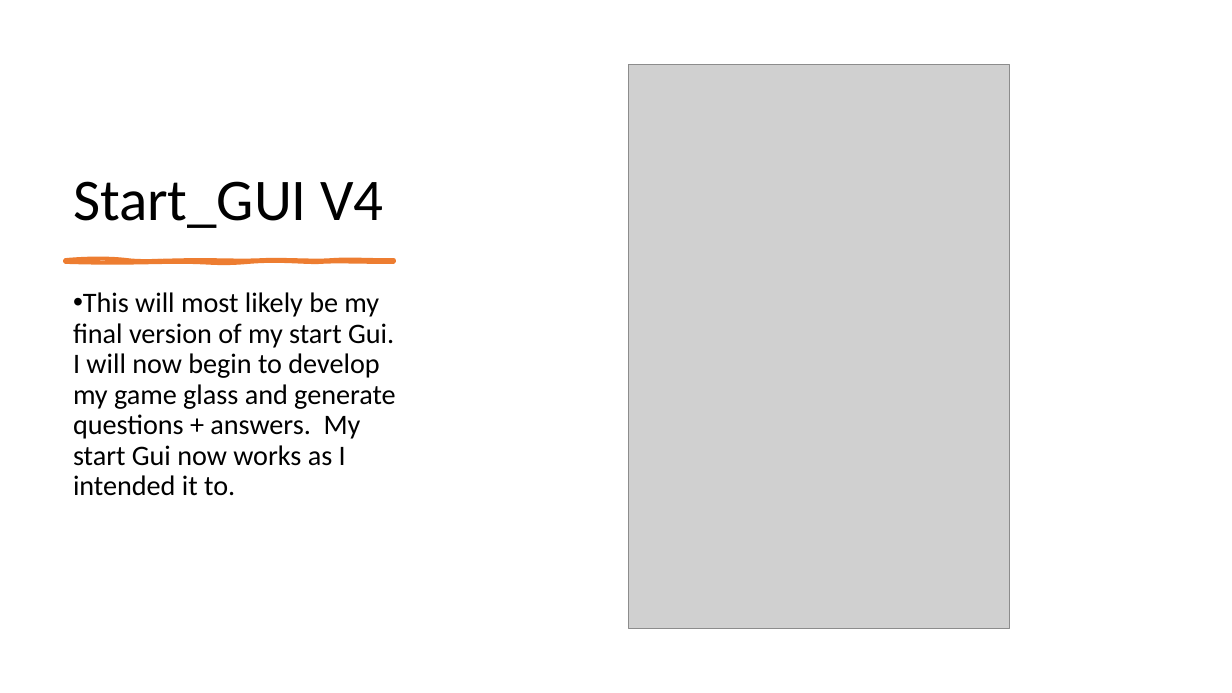
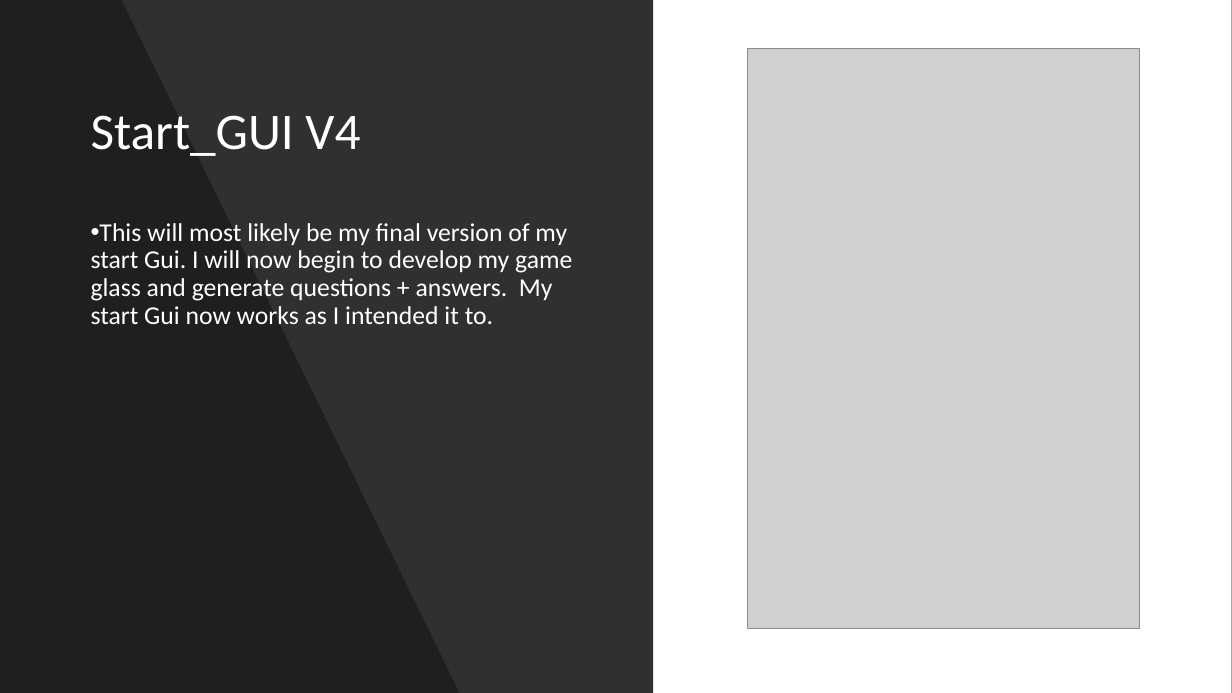
Before and after one commit to morrisj70800/01_Assesment, a slide deck: slide 8 of Programming Assesment.pptx. Drawn at 1232x693 pixels with LibreOffice and Linux fonts; fonts in the diff are those of the drawing; grey boxes stand for pictures. Boxes give left, top, right and bottom in pixels: in the first picture for what was removed or moved away, otherwise in the second. Text is boxed around its words. In the diff, an @@ line names an element or a change of style, - is before the commit and + after.

```diff
--- a/Programming Assesment.pptx
+++ b/Programming Assesment.pptx
@@ background #FFFFFF to #000000 @@
@@ rectangle added at <box>0,0,1232,693</box>, fill #FFFFFF @@
@@ rectangle added at <box>0,0,653,693</box>, fill #000000 at 81% opacity @@
@@ freeform shape added at <box>0,0,459,693</box>, fill #000000 at 35% opacity @@
@@ picture: place and size @@
-picture at <box>628,65,1009,628</box>
+picture at <box>748,49,1140,628</box>
@@ title "Start_GUI V4": place and size @@
-title "Start_GUI V4" at <box>73,181,383,228</box>
+title "Start_GUI V4" at <box>91,115,360,156</box>
@@ title "Start_GUI V4" at <box>91,115,360,156</box>: size 46 to 40 pt, text colour #000000 to #FFFFFF; vertical alignment bottom to middle @@
@@ text "This will most likely be ...": place and size @@
-text "This will most likely be ..." at <box>73,292,395,496</box>
+text "This will most likely be ..." at <box>91,223,572,324</box>
@@ text "This will most likely be ..." at <box>91,223,572,324</box>: size 22 to 20 pt, text colour #000000 to #FFFFFF @@
@@ freeform shape removed at <box>65,260,394,262</box> @@
```
Also in this commit, not shown: 11 other slides changed, 1 slide added, 3 other files.
